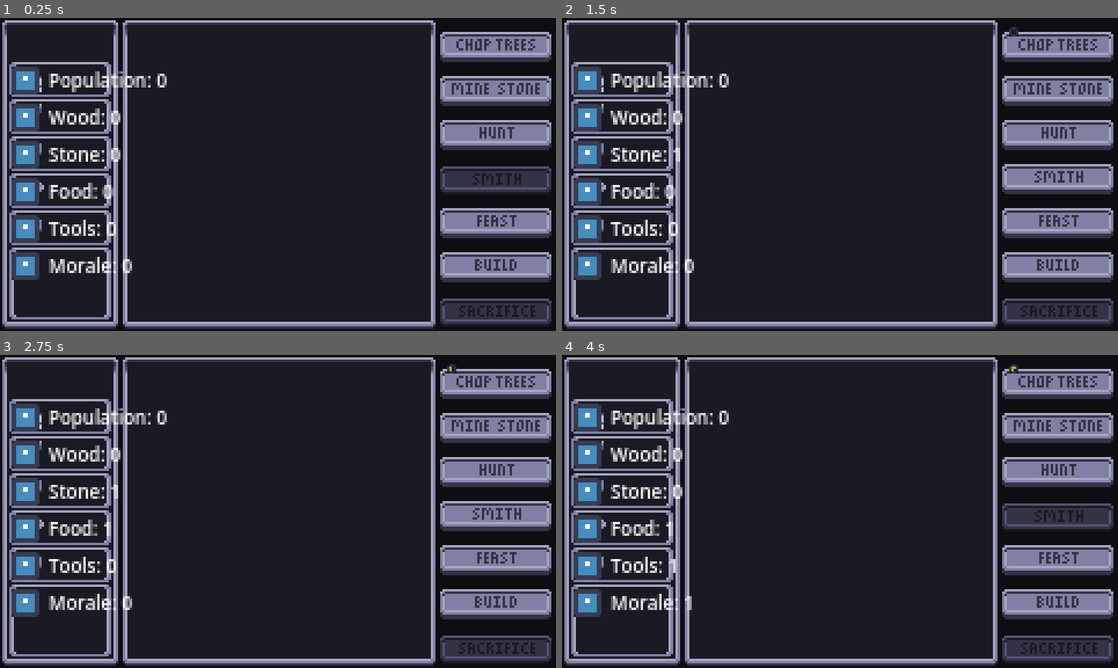
Above: before the commit, frames 1-4 (two rows, left to right).
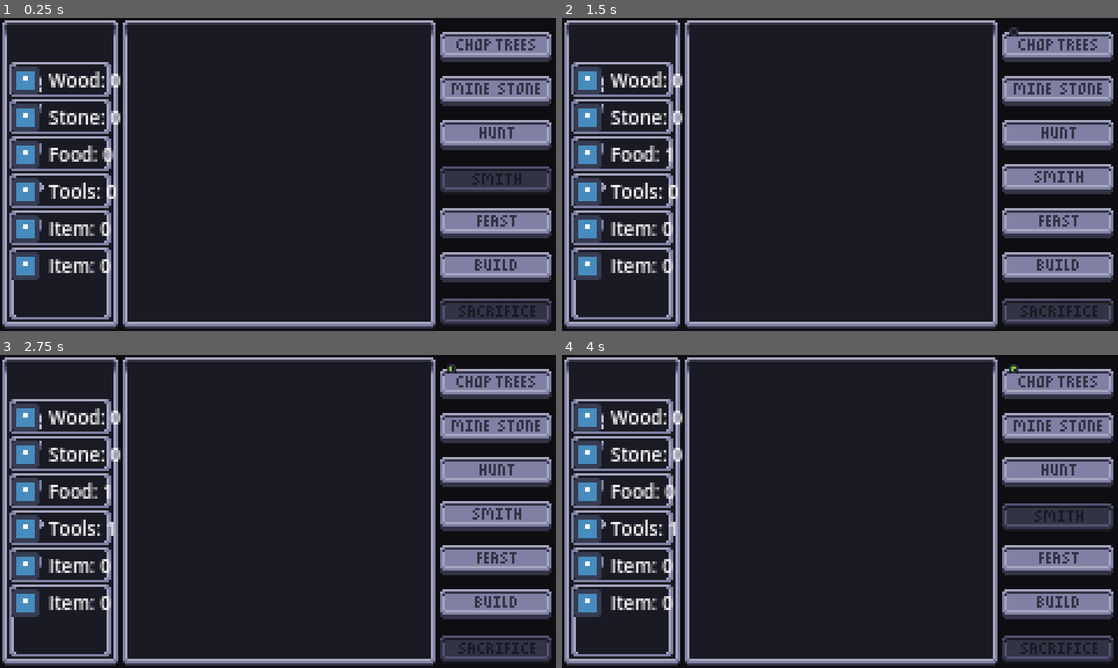
Above: after the commit, the same moments.

Repository: Gugubo/Inevitable
Game: Godot game, scene res://main.tscn
Two runs of this game, one before a commit and one after it. Both use one fixed random seed, a clock stepped at 60 frames per second and the inputs below. The engine's default icon, where the game draws it, is replaced by a stand-in: a white triangle on a blue panel in a dark square.
Inputs (mouse positions are in pixels of both pictures, inside the frame that each line leads up to):
- Up to frame 1 (0.25 s): no input
- Up to frame 2 (1.5 s): click (1056, 46) at 0.5 s; click (1056, 89) at 1.25 s
- Up to frame 3 (2.75 s): click (494, 470) at 2 s
- Up to frame 4 (4 s): click (1056, 514) at 2.75 s; click (1056, 561) at 3.5 s

The runs differ from the first frame. In frame 1, 2.4% of the frame differs, in the area x 8-30%, y 17-82%; in frame 2, 2.3%; in frame 3, 2.3%; in frame 4, 2.3%.
Error after the commit: Out of bounds get index '4' (on base: 'Dictionary[int, String]') (res://inventory_item/inventory_item.gd:16)

Commit message:
Separate items and population, morale, corruption

Diff:
--- a/game_state.gd
+++ b/game_state.gd
@@ -1,24 +1,24 @@
 extends Node
 
-enum Item { POPULATION, WOOD, STONE, FOOD, TOOLS, MORALE }
+enum Item { WOOD, STONE, FOOD, TOOLS }
 
 signal inventory_changed(item: Item)
 
+var population = 0
+var morale = 0
+var corruption = 0
+
 var inventory: Dictionary[Item, int] = {
-	Item.POPULATION: 0,
 	Item.WOOD: 0,
 	Item.STONE: 0,
 	Item.FOOD: 0,
 	Item.TOOLS: 0,
-	Item.MORALE: 0,
 }
 var item_labels: Dictionary[Item, String] = {
-	Item.POPULATION: "Population",
 	Item.WOOD: "Wood",
 	Item.STONE: "Stone",
 	Item.FOOD: "Food",
 	Item.TOOLS: "Tools",
-	Item.MORALE: "Morale",
 }
 
 
